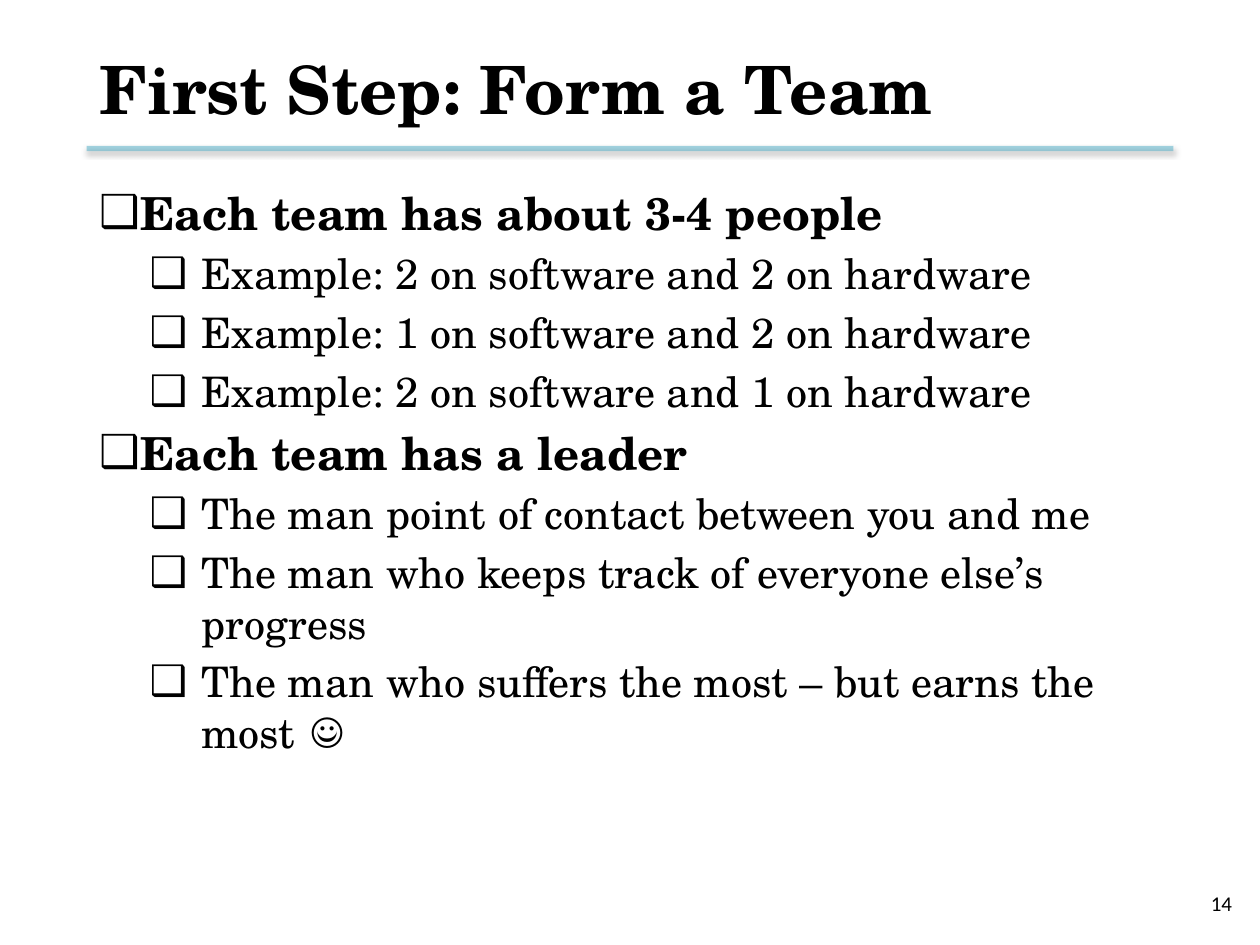
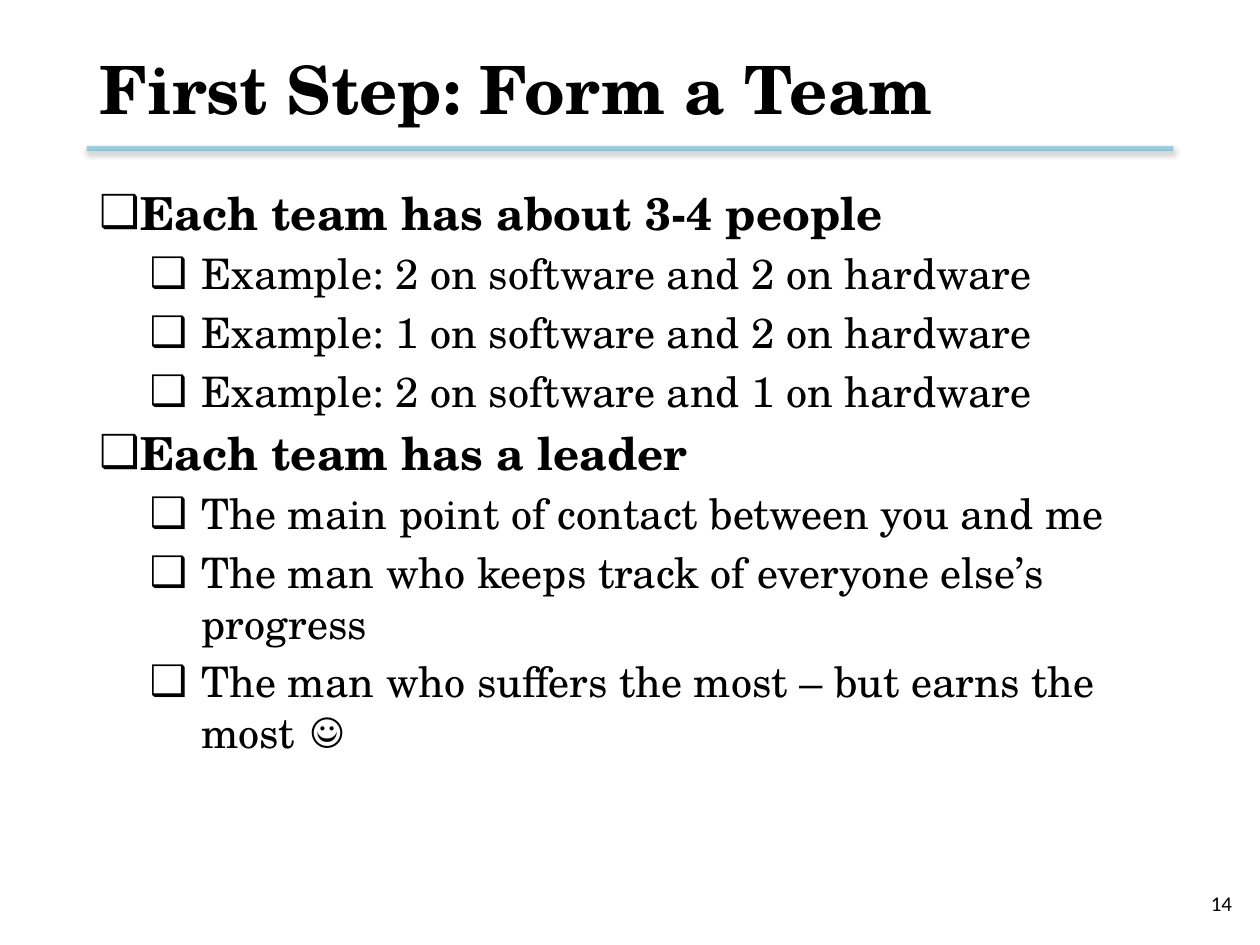
Before and after one commit to tsung-wei-huang/cs3992, a slide deck: slide 14 of slides/lecture2.pptx. Drawn at 1260x945 pixels with LibreOffice and Linux fonts; fonts in the diff are those of the drawing; background and template pictures are left out. Boxes give left, top, right and bottom in pixels: in the first picture for what was removed or moved away, otherwise in the second. Text is boxed around its words. In the diff, an @@ line names an element or a change of style, - is before the commit and + after.

```diff
--- a/slides/lecture2.pptx
+++ b/slides/lecture2.pptx
@@ text at [202, 498, 1103, 538]: text changed @@
-  ❑ The man point of contact between you and me
+  ❑ The main point of contact between you and me
```
Also in this commit, not shown: 4 other slides changed, 1 other file.
